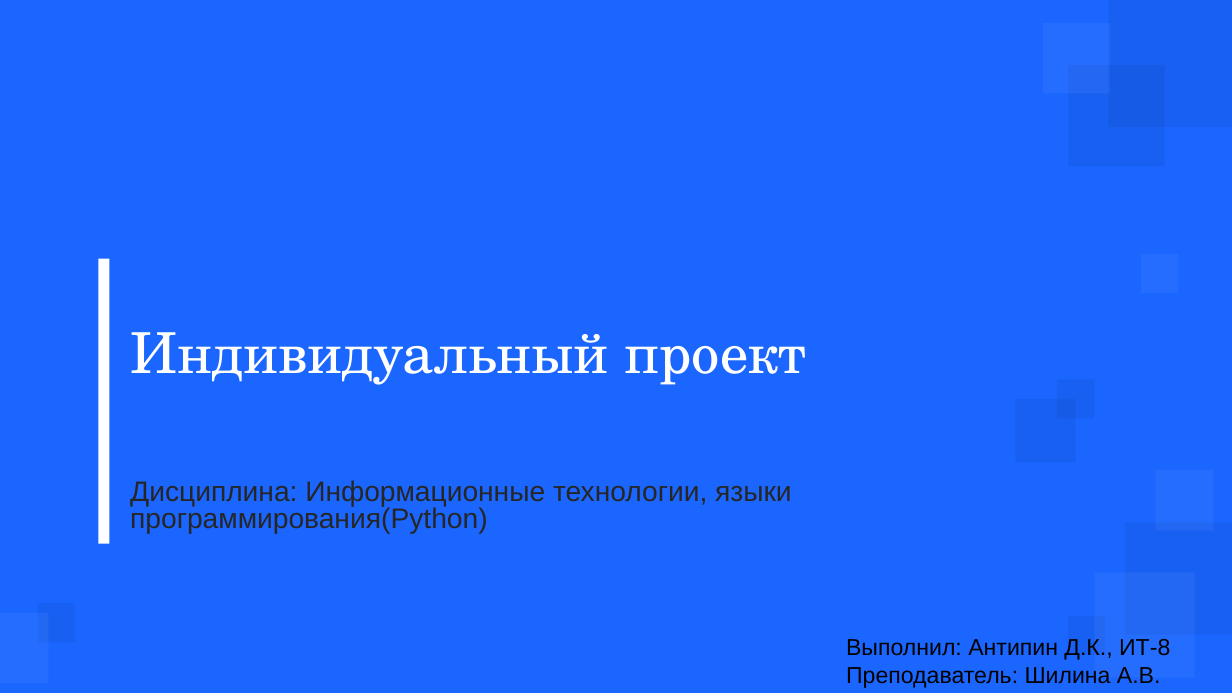
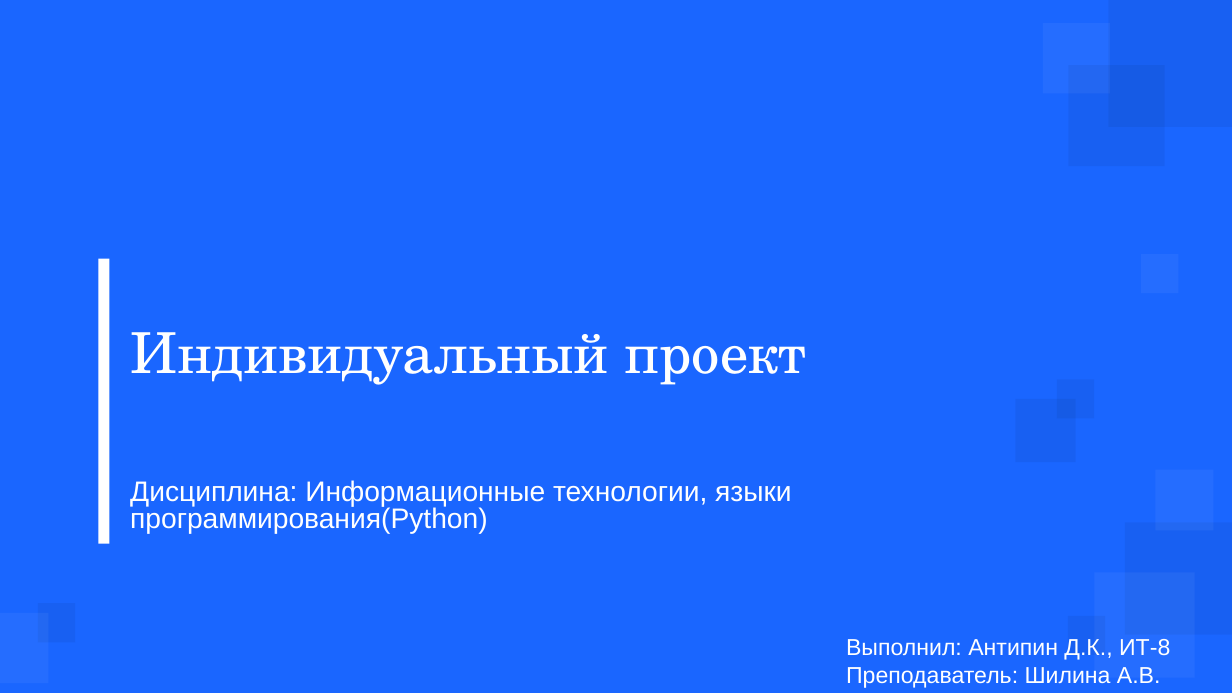
Before and after one commit to EmptyQwazar/Individualnoe_zadanie_2_sem_pyhon, a slide deck: slide 1 of Презентация к инд.заданию, семестр 2 (Антипин, Дмитрий, группа ит-8).pptx. Drawn at 1232x693 pixels with LibreOffice and Linux fonts; fonts in the diff are those of the drawing; background and template pictures are left out. Boxes give left, top, right and bottom in pixels: in the first picture for what was removed or moved away, otherwise in the second. Text is boxed around its words. In the diff, an @@ line names an element or a change of style, - is before the commit and + after.

```diff
--- a/Презентация к инд.заданию, семестр 2 (Антипин, Дмитрий, группа ит-8).pptx
+++ b/Презентация к инд.заданию, семестр 2 (Антипин, Дмитрий, группа ит-8).pptx
@@ text "Дисциплина: Информационные технологии, языки программировани ..." at [130,480,792,534]: text colour #262626 to #FFFFFF @@
@@ text "Выполнил: Антипин Д.К., ИТ-8" at [846,639,1170,688]: text colour #000000 to #FFFFFF @@
```
Also in this commit, not shown: 5 other slides changed, 6 slides added, 5 slides removed.
